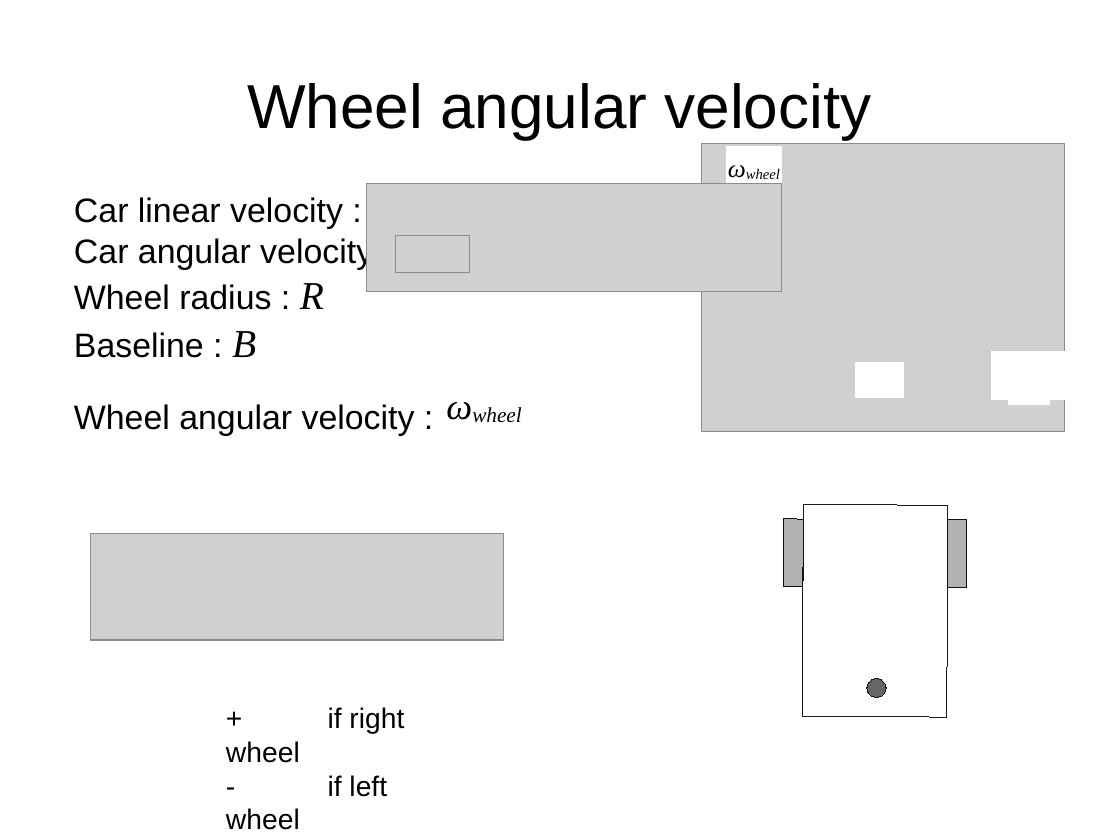
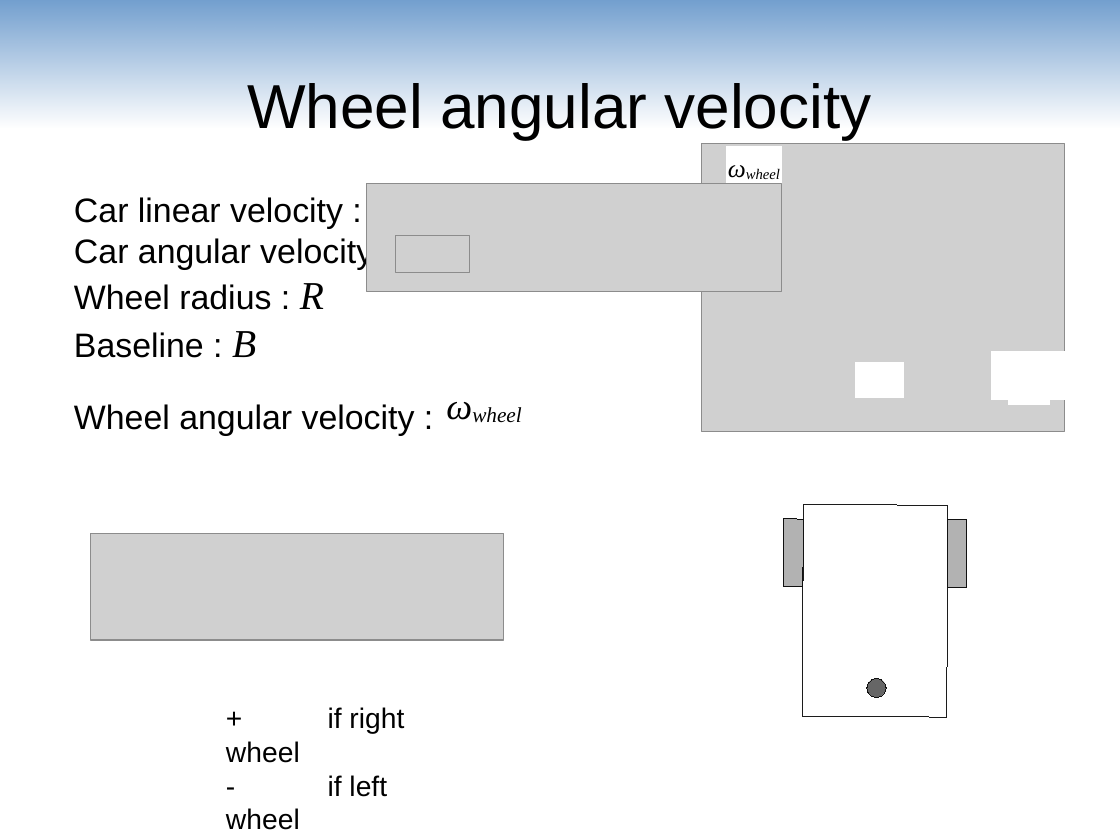
Before and after one commit to maivincent/MISE_presentations, a slide deck: slide 17 of step1_joystick_drive.odp (slide 11 before the commit). Drawn at 1120x840 pixels with LibreOffice and Linux fonts; fonts in the diff are those of the drawing; grey boxes stand for pictures. Boxes give left, top, right and bottom in pixels: in the first picture for what was removed or moved away, otherwise in the second. Text is boxed around its words. In the diff, an @@ line names an element or a change of style, - is before the commit and + after.

```diff
--- a/step1_joystick_drive.odp
+++ b/step1_joystick_drive.odp
@@ rectangle added at (x1=0, y1=0, x2=1120, y2=128), fill gradient #729FCF @@
```
Also in this commit, not shown: 12 other slides changed, 5 slides added.
